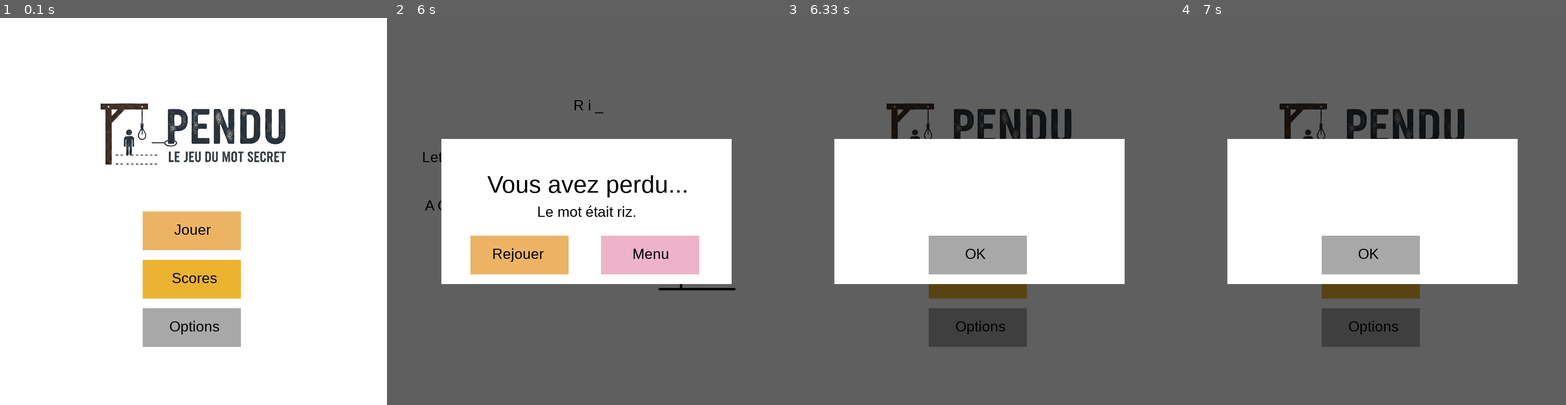
Above: before the commit, frames 1-4 (left to right).
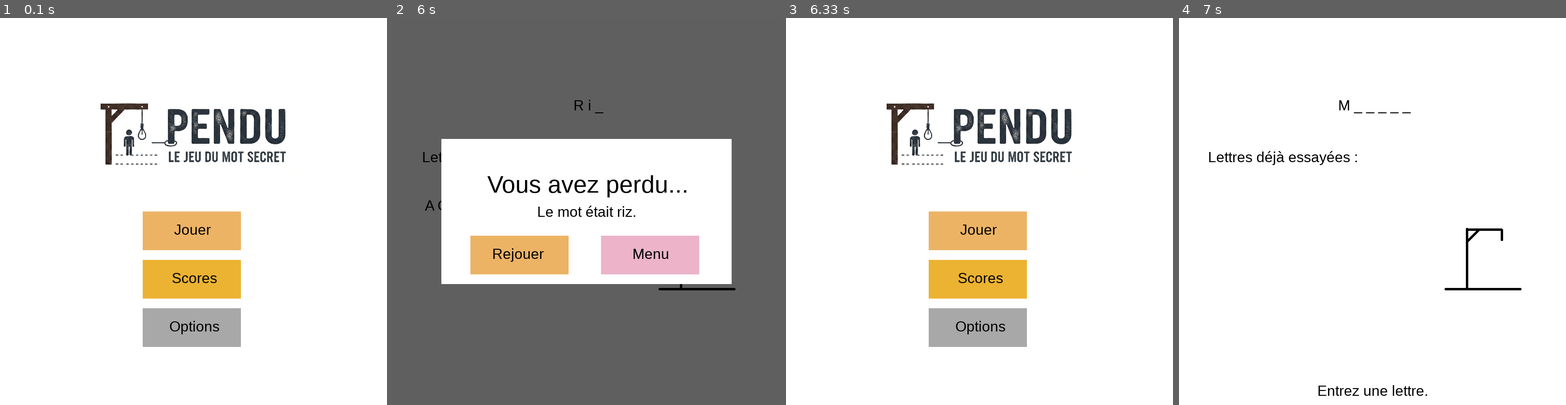
Above: after the commit, the same moments.

Repository: nicolas-riera/pendu
Game: pygame game, started from main.py
The game is run twice, just before and just after one commit, with the same random seed, the same clock (stepped at 60 frames per second) and the same inputs.
Inputs (mouse positions are in pixels of both pictures, inside the frame that each line leads up to):
- Up to frame 1 (0.1 s): no input
- Up to frame 2 (6 s): click (586, 211) at 0.38 s; type "ann" at 0.67 s; tap Enter at 1, 1.35, 1.9, 2.45, 3, 3.55, 4.1, 4.65, 5.2 s; type "a" at 1.22 s; type "r" at 1.77 s; type "o" at 2.32 s; type "i" at 2.87 s; type "t" at 3.42 s; type "s" at 3.97 s; type "n" at 4.52 s; type "l" at 5.07 s
- Up to frame 3 (6.33 s): click "Menu" at 6.22 s
- Up to frame 4 (7 s): click "Jouer" at 6.77 s

Frames 1-2 are identical in both runs. In frame 3, 77% of the frame differs, in the area x 0-100%, y 0-100%; in frame 4, 75%.

Commit message:
fix: small various changes

Diff:
--- a/src/menu.py
+++ b/src/menu.py
@@ -78,8 +78,10 @@
             if usr_input == "backspace":
                 usr_word = usr_word[:-1]
             elif usr_input == "enter":
+                notice_username_input_popup = False
                 change_username(usr_input)
                 game(screen, clock, my_fonts)
+                continue
             elif len(usr_word) < 26:
                 usr_word += usr_input
 
@@ -88,7 +90,6 @@
             if not notice_username_input_popup:
                 change_username(usr_input)
                 game(screen, clock, my_fonts)
-
 
         elif play_button.collidepoint(pygame.mouse.get_pos()) or scores_button.collidepoint(pygame.mouse.get_pos()) or option_button.collidepoint(pygame.mouse.get_pos()):
             if mouseclicked:
